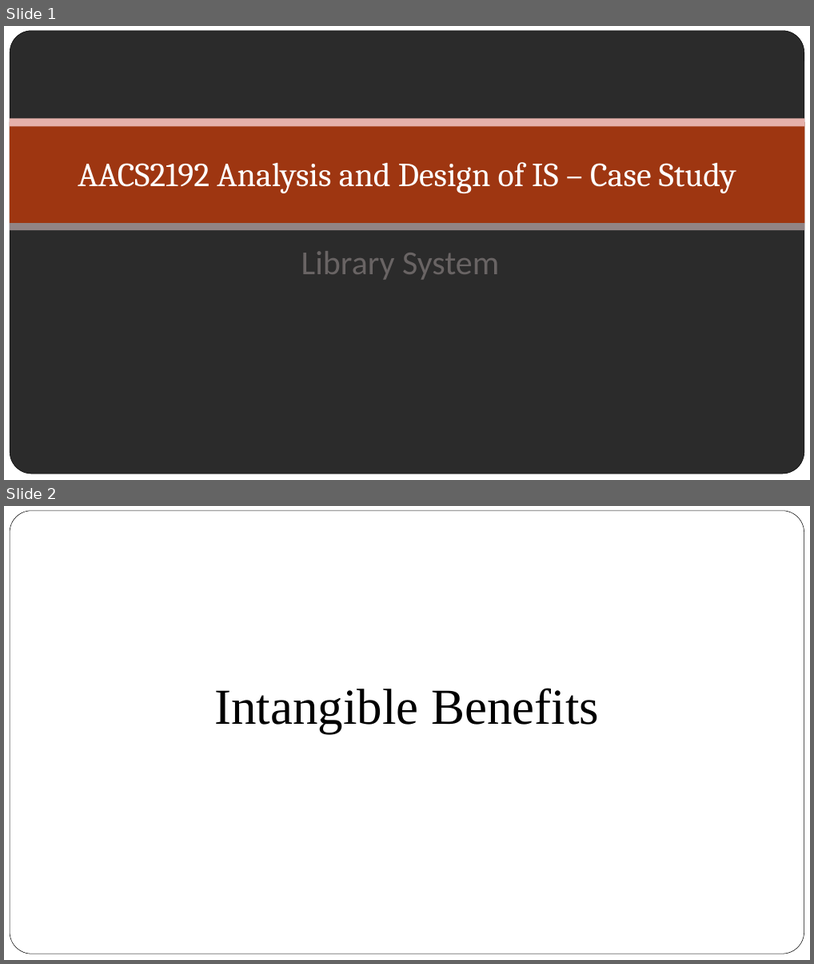
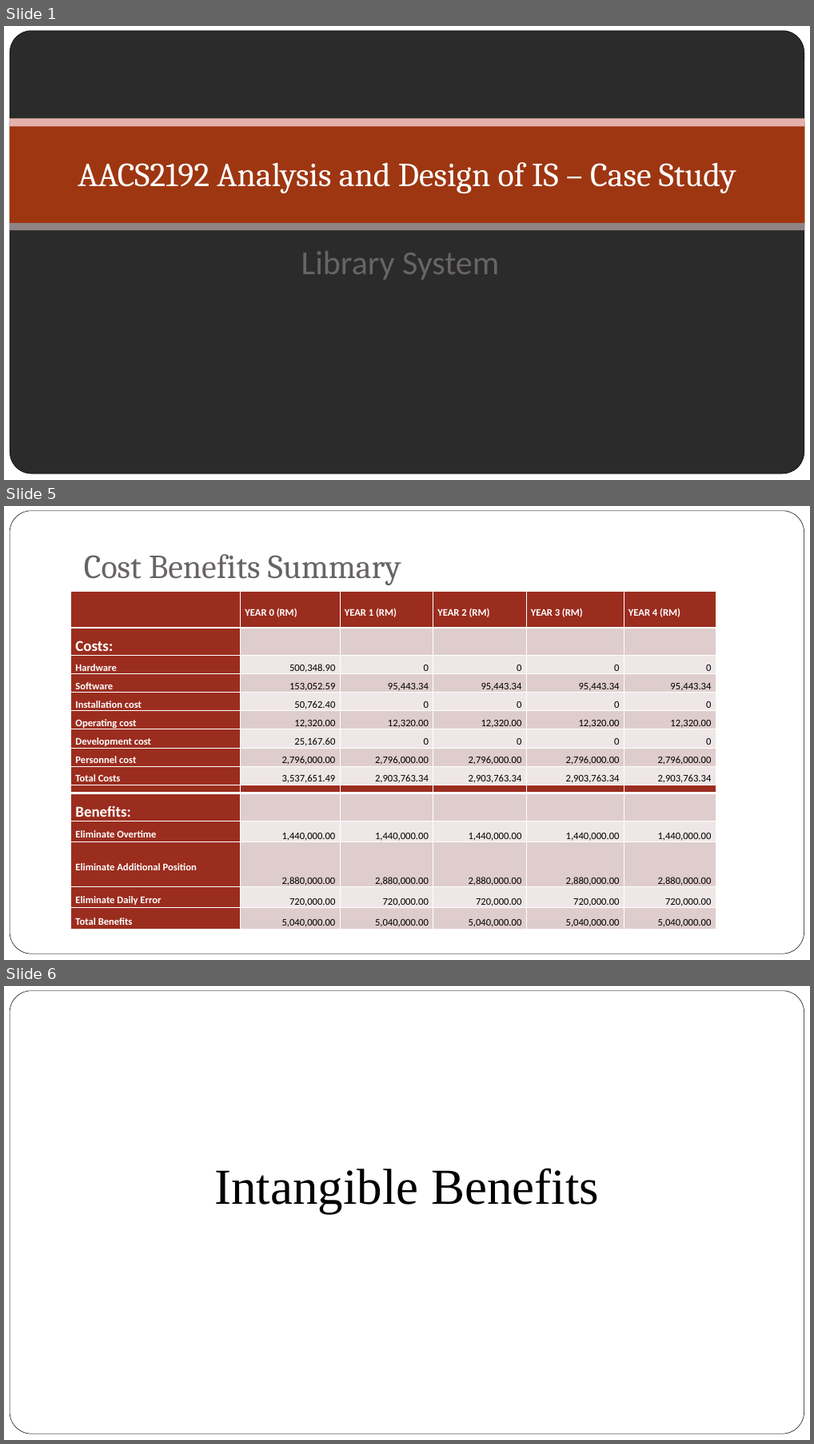
Before and after one commit to jyu1129/Library-System-IS-assignment, a slide deck: Final presentation/CaseStudy Final Presentation.pptx. Shown one above the other, each under a label of ours: slides 1 and 2 before the commit, slides 1, 5 and 6 after it; the slides between them are not shown. The pictures are 814x964 and 814x1444 pixels, drawn with LibreOffice and Linux fonts; fonts in the diff are those of the drawing; background and template pictures are left out; a plain dark background stands for a picture behind light text. Boxes give left, top, right and bottom in pixels: in the first picture for what was removed or moved away, otherwise in the second. Text is boxed around its words. In the diff, an @@ line names an element or a change of style, - is before the commit and + after.

```diff
--- a/Final presentation/CaseStudy Final Presentation.pptx
+++ b/Final presentation/CaseStudy Final Presentation.pptx
@@ slide 5 added at box(4, 506, 810, 960), background picture (left out); not listed: 1 template element that a slide beside it also shows @@
@@ title added at box(84, 554, 402, 585), 40 pt, text #696464 @@
+Cost Benefits Summary
@@ table added at box(71, 592, 715, 786), 9 rows, 6 columns @@
+ | YEAR 0 (RM) | YEAR 1 (RM) | YEAR 2 (RM) | YEAR 3 (RM) | YEAR 4 (RM)
+Costs: |  |  |  |  | 
+Hardware | 500,348.90 | 0 | 0 | 0 | 0
+Software | 153,052.59 | 95,443.34 | 95,443.34 | 95,443.34 | 95,443.34
+Installation cost | 50,762.40 | 0 | 0 | 0 | 0
+Operating cost | 12,320.00 | 12,320.00 | 12,320.00 | 12,320.00 | 12,320.00
+Development cost | 25,167.60 | 0 | 0 | 0 | 0
+Personnel cost | 2,796,000.00 | 2,796,000.00 | 2,796,000.00 | 2,796,000.00 | 2,796,000.00
+Total Costs | 3,537,651.49 | 2,903,763.34 | 2,903,763.34 | 2,903,763.34 | 2,903,763.34
@@ table added at box(71, 782, 715, 930), 6 rows, 6 columns @@
+ |  |  |  |  | 
+Benefits: |  |  |  |  | 
+Eliminate Overtime | 1,440,000.00 | 1,440,000.00 | 1,440,000.00 | 1,440,000.00 | 1,440,000.00
+Eliminate Additional Position | 2,880,000.00 | 2,880,000.00 | 2,880,000.00 | 2,880,000.00 | 2,880,000.00
+Eliminate Daily Error | 720,000.00 | 720,000.00 | 720,000.00 | 720,000.00 | 720,000.00
+Total Benefits | 5,040,000.00 | 5,040,000.00 | 5,040,000.00 | 5,040,000.00 | 5,040,000.00
@@ what was slide 2 is now slide 6 @@
```
Also in this commit, not shown: 1 slide changed, 11 other slides added, 3 other files.
